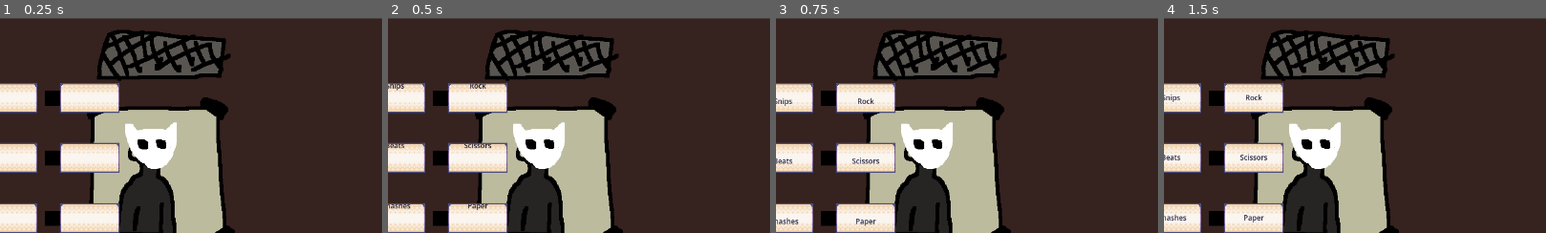
Above: before the commit, frames 1-4 (left to right).
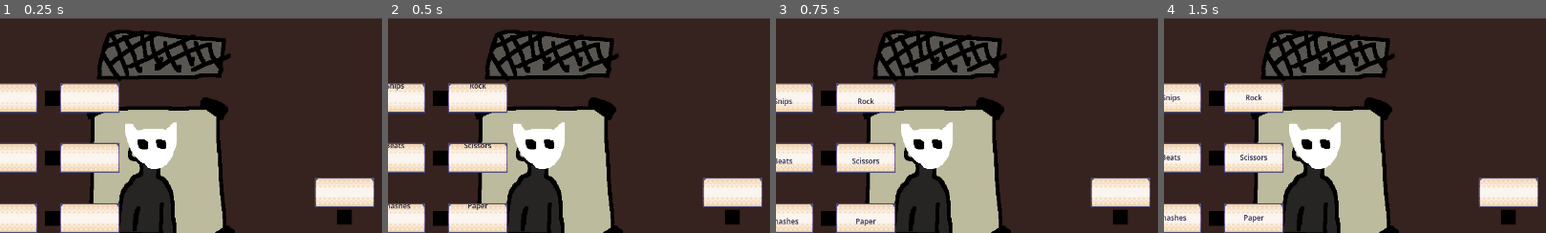
Above: after the commit, the same moments.

Repository: coreytbyrne/RPSGame
Game: Godot game, scene res://game_scenes/encounter/encounter.tscn
Two runs of this game, one before a commit and one after it. Both use one fixed random seed, a clock stepped at 60 frames per second and the inputs below. This scene is started directly instead of the project's main scene. The engine's default icon, where the game draws it, is replaced by a stand-in: a white triangle on a blue panel in a dark square.
Inputs:
- Up to frame 1 (0.25 s): no input
- Up to frame 2 (0.5 s): no input
- Up to frame 3 (0.75 s): click "End Round" at 0.5 s
- Up to frame 4 (1.5 s): click "End Round" at 1.25 s
The pictures show only the part of the screen within x 29-79%, y 0-50%; the shares and areas given below are measured in that part.

The runs differ from the first frame. In frame 1, 2.4% of the frame differs, in the area x 82-98%, y 74-96%; in frame 2, 2.4%; in frame 3, 2.4%; in frame 4, 2.4%.
Error before the commit: Invalid access to property or key 'played_object' on a base object of type 'Node2D (Player)'. (res://game_scenes/encounter/encounter.gd:252)
Error after the commit: Invalid access to property or key 'played_object' on a base object of type 'Node2D (Player)'. (res://game_scenes/encounter/encounter.gd:267)

Commit message:
PlayedObject Creation
- Initial played Object set up
- Currently a bug with disconnecting plugs, seems to be an issue with them not getting properly cleared/ the player's plug count not reverting

Diff:
--- /dev/null
+++ b/entities/played_object/played_object.tscn
@@ -0,0 +1,13 @@
+[gd_scene load_steps=4 format=3 uid="uid://bkev045ddgk2m"]
+
+[ext_resource type="Script" uid="uid://doandyx8jy22k" path="res://played_object.gd" id="1_83m2p"]
+[ext_resource type="PackedScene" uid="uid://chufnjnekqpus" path="res://entities/roller/roller.tscn" id="2_abdi8"]
+[ext_resource type="PackedScene" uid="uid://fij6f1fc1n3b" path="res://entities/plug_target/plug_target.tscn" id="3_3u7fn"]
+
+[node name="PlayedObject" type="Node2D"]
+script = ExtResource("1_83m2p")
+
+[node name="Roller" parent="." instance=ExtResource("2_abdi8")]
+
+[node name="PlugTarget" parent="." instance=ExtResource("3_3u7fn")]
+position = Vector2(0, 41)
--- a/entities/plug/plug.gd
+++ b/entities/plug/plug.gd
@@ -66,7 +66,8 @@
 
 func stop_data_transfer() -> void:
 	is_circuit_complete = false
-	connected_target.incoming_data = null
+	if connected_target != null:
+		connected_target.incoming_data = null
 
 
 func disconnect_cartridge() -> void:
--- a/game_scenes/encounter/encounter.gd
+++ b/game_scenes/encounter/encounter.gd
@@ -11,8 +11,8 @@
 var remaining_plugs:int
 
 var active_plug:Plug
-var hovered_cartridge = null
-var hovered_plug_target = null
+var hovered_cartridge:Cartridge = null
+var hovered_plug_target:PlugTarget = null
 
 func _ready() -> void:
 	# Init Player details
@@ -37,6 +37,7 @@
 	rules_board.connect_encounter_to_rule_signals(self)
 
 	# Connect to Played Object target
+	$PlayedObject.target.target_plug_slot_hovered.connect(update_hovered_target)
 
 	# Setup Opponent dependencies/configs
 	$Opponent.rule_board_reference = rules_board
@@ -54,24 +55,36 @@
 
 
 func plug_in() -> void:
-	if active_plug == null and (player.remaining_plug_count + player.plug_count_modifier > 0):
-		var plug_node:Plug = plug_scene.instantiate()
-		$Plugs.add_child(plug_node)
-
-		player.plugs.append(plug_node)
-		active_plug = plug_node
-		player.remaining_plug_count -= 1
-
-	if active_plug != null:
-		# A Cartridge and a target cannot both be hovered at the same time
-		if hovered_cartridge != null:
-			active_plug.connect_cartidge(hovered_cartridge)
-		else:
-			active_plug.connect_target(hovered_plug_target)
-
-		# Once both ends are connected, it should not longer be the active plug
-		if active_plug.is_circuit_complete:
-			active_plug = null
+	var is_new_plug:bool = false
+	is_new_plug = ( active_plug == null and (player.remaining_plug_count + player.plug_count_modifier > 0) )
+
+	#if active_plug != null:
+	# Check if that cartridge is already occupied by a different plug
+	if hovered_cartridge != null and hovered_cartridge.connected_plug == null:
+		if is_new_plug:
+			var plug_node:Plug = plug_scene.instantiate()
+			$Plugs.add_child(plug_node)
+
+			player.plugs.append(plug_node)
+			active_plug = plug_node
+			player.remaining_plug_count -= 1
+
+		active_plug.connect_cartidge(hovered_cartridge)
+	# Check if that cartridge is already occupied by a different plug
+	elif hovered_plug_target != null and hovered_plug_target.connected_plug == null:
+		if is_new_plug:
+			var plug_node:Plug = plug_scene.instantiate()
+			$Plugs.add_child(plug_node)
+
+			player.plugs.append(plug_node)
+			active_plug = plug_node
+			player.remaining_plug_count -= 1
+		active_plug.connect_target(hovered_plug_target)
+
+
+	# Once both ends are connected, it should not longer be the active plug
+	if active_plug.is_circuit_complete:
+		active_plug = null
 
 
 func unplug() -> void:
@@ -84,7 +97,9 @@
 			active_plug.disconnect_target()
 	else:
 		#TODO: Implement more elegant solution / swapping the plug set being used
-		pass
+		hovered_plug_target = null
+		active_plug.disconnect_cartridge()
+		active_plug.disconnect_target()
 
 #func create_wire() -> void:
 	#current_wire = wire_scene.instantiate()
@@ -204,8 +219,8 @@
 	if event.is_action_pressed("select"):
 		if hovered_cartridge != null || hovered_plug_target != null:
 			plug_in()
-
-
+		elif hovered_cartridge == null && hovered_plug_target == null && active_plug != null:
+			unplug()
 	if event.is_action_pressed("deselect"):
 		if hovered_cartridge != null || hovered_plug_target != null:
 			unplug()
--- a/game_scenes/encounter/encounter.tscn
+++ b/game_scenes/encounter/encounter.tscn
@@ -9,6 +9,7 @@
 [ext_resource type="PackedScene" uid="uid://sq45r4t4q6cs" path="res://entities/participant/player/player.tscn" id="7_1kcpe"]
 [ext_resource type="PackedScene" uid="uid://b1l3o1il342tx" path="res://entities/participant/opponent/opponent.tscn" id="8_1kcpe"]
 [ext_resource type="Resource" uid="uid://cjewkgo5pwd1g" path="res://entities/participant/opponent/opponent_preferences/test_opponent_preferences.tres" id="9_fbhgj"]
+[ext_resource type="PackedScene" uid="uid://bkev045ddgk2m" path="res://entities/played_object/played_object.tscn" id="10_bghur"]
 
 [node name="Encounter" type="Node2D"]
 script = ExtResource("1_s1ku8")
@@ -72,6 +73,9 @@
 [node name="Position5" type="Marker2D" parent="CartidgeSpawnPositions"]
 position = Vector2(818, 615)
 
+[node name="PlayedObject" parent="." instance=ExtResource("10_bghur")]
+position = Vector2(947, 292)
+
 [node name="Plugs" type="Node2D" parent="."]
 
 [connection signal="pressed" from="ResetWiresButton" to="." method="_on_reset_wires_pressed"]
--- /dev/null
+++ b/played_object.gd
@@ -0,0 +1,22 @@
+extends Node2D
+class_name PlayedObject
+
+@onready var target:PlugTarget = $PlugTarget
+@onready var roller:Roller = $Roller
+
+
+func _ready() -> void:
+	target.data_updated.connect(played_object_updated)
+
+
+
+func played_object_updated(data:CartridgeConfig) -> void:
+	var update_text:String
+
+	if data == null:
+		update_text = ""
+	else:
+		update_text = GameplayUtils.get_object_name(data.object)
+
+	#if not roller.is_roller_display_matching(update_text):
+	roller.roll(update_text)
Not shown: 1 places in game_scenes/encounter/encounter.tscn that only renumber resources
Not shown, added: played_object.gd.uid
